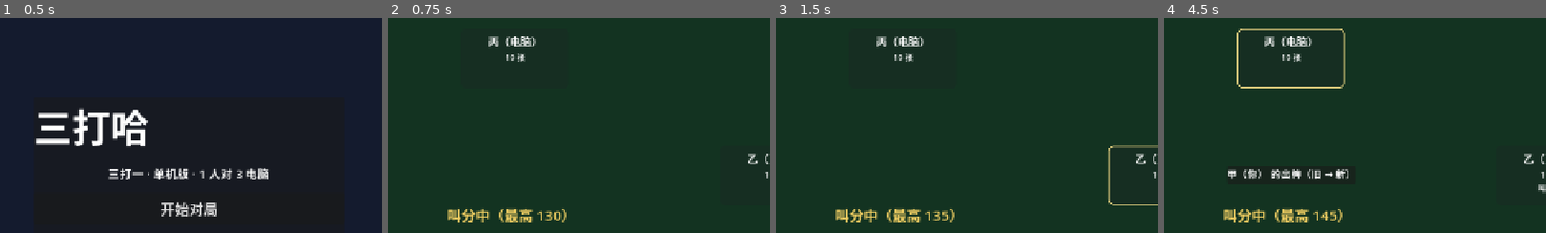
Above: before the commit, frames 1-4 (left to right).
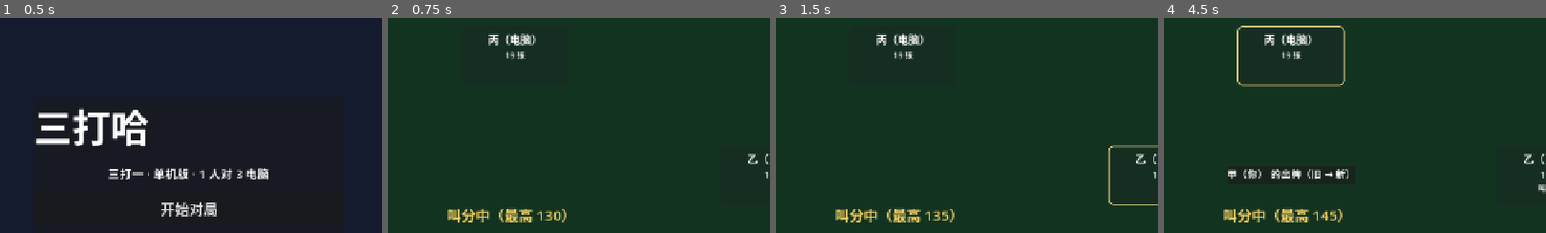
Above: after the commit, the same moments.

Repository: longy1/three-beat-one
Game: Godot game, scene res://scene/main_menu.tscn
The game is run twice, just before and just after one commit, with the same random seed, the same clock (stepped at 60 frames per second) and the same inputs.
Inputs:
- Up to frame 1 (0.5 s): no input
- Up to frame 2 (0.75 s): click "开始对局" at 0.5 s
- Up to frame 3 (1.5 s): click "叫 135" at 1.25 s
- Up to frame 4 (4.5 s): click "返回主菜单" at 2 s; click "开始对局" at 2.75 s; click "叫 140" at 3.5 s; click "历史" at 4.25 s
The pictures show only the part of the screen within x 25-75%, y 4-54%; the shares and areas given below are measured in that part.

Frame 1 is identical in both runs. In frame 2, 0.6% of the frame differs, in the area x 26-39%, y 7-21%; in frame 3, 0.6%; in frame 4, 1.7%, in the area x 19-48%, y 3-33%.

Commit message:
ui: 丙面板上移（y44~144）与出牌留出间距；出牌卡按张数自适应（≤2 张正常、≥3 张中号 50×72）拖拉机不再遮挡姓名版

Diff:
--- a/scene/game_table.tscn
+++ b/scene/game_table.tscn
@@ -54,9 +54,9 @@
 layout_mode = 1
 anchors_preset = 0
 anchor_left = 0.3484
-anchor_top = 0.0667
+anchor_top = 0.0611
 anchor_right = 0.3484
-anchor_bottom = 0.0667
+anchor_bottom = 0.0611
 
 [node name="SeatLeft" parent="." instance=ExtResource("2_seat")]
 layout_mode = 1
--- a/script/card_widget.gd
+++ b/script/card_widget.gd
@@ -7,6 +7,7 @@
 const BACK_COLOR := Color(0.15, 0.24, 0.46)
 const SELECTED_COLOR := Color(1.0, 0.85, 0.3)
 const SIZE_NORMAL := Vector2(60, 86)
+const SIZE_MEDIUM := Vector2(50, 72)
 const SIZE_SMALL := Vector2(44, 64)
 
 var card: Card = null
@@ -23,6 +24,18 @@
 	var sz := SIZE_SMALL if small else SIZE_NORMAL
 	w.custom_minimum_size = sz
 	w.size = sz
+	w._refresh()
+	return w
+
+
+## 指定尺寸创建（出牌区按张数自适应：拖拉机等 4 张用中号，避免遮挡姓名版）
+static func create_sized(p_card: Card, p_face_up: bool, p_size: Vector2, p_back_mark := "哈") -> CardWidget:
+	var w := CardWidget.new()
+	w.card = p_card
+	w.face_up = p_face_up
+	w.back_mark = p_back_mark
+	w.custom_minimum_size = p_size
+	w.size = p_size
 	w._refresh()
 	return w
 
@@ -46,6 +59,7 @@
 	add_child(panel)
 
 	var small := custom_minimum_size == SIZE_SMALL
+	var medium := custom_minimum_size == SIZE_MEDIUM
 
 	if not face_up or card == null:
 		style.bg_color = BACK_COLOR
@@ -55,7 +69,7 @@
 			back.set_anchors_preset(Control.PRESET_FULL_RECT)
 			back.horizontal_alignment = HORIZONTAL_ALIGNMENT_CENTER
 			back.vertical_alignment = VERTICAL_ALIGNMENT_CENTER
-			back.add_theme_font_size_override("font_size", 24 if small else 32)
+			back.add_theme_font_size_override("font_size", [32, 24, 28][2 if medium else (1 if small else 0)])
 			back.modulate = Color(0.72, 0.8, 0.95)
 			back.mouse_filter = Control.MOUSE_FILTER_IGNORE
 			add_child(back)
@@ -66,10 +80,11 @@
 	var color := RED_COLOR if is_red else BLACK_COLOR
 	style.bg_color = Color(0.98, 0.97, 0.93)
 
+	var size_kind := 2 if medium else (1 if small else 0)  # 0 normal / 1 small / 2 medium
 	var corner := Label.new()
 	corner.text = card.label()
 	corner.position = Vector2(4, 3)
-	corner.add_theme_font_size_override("font_size", 12 if small else 14)
+	corner.add_theme_font_size_override("font_size", [14, 12, 13][size_kind])
 	corner.modulate = color
 	corner.mouse_filter = Control.MOUSE_FILTER_IGNORE
 	add_child(corner)
@@ -79,7 +94,7 @@
 	center.set_anchors_preset(Control.PRESET_FULL_RECT)
 	center.horizontal_alignment = HORIZONTAL_ALIGNMENT_CENTER
 	center.vertical_alignment = VERTICAL_ALIGNMENT_CENTER
-	center.add_theme_font_size_override("font_size", 22 if small else 30)
+	center.add_theme_font_size_override("font_size", [30, 22, 26][size_kind])
 	center.modulate = color
 	center.mouse_filter = Control.MOUSE_FILTER_IGNORE
 	add_child(center)
--- a/script/game_table.gd
+++ b/script/game_table.gd
@@ -14,7 +14,7 @@
 const TRICK_ANCHORS := {
 	0: Vector2(0.419, 0.55),
 	1: Vector2(0.604, 0.408),
-	2: Vector2(0.419, 0.267),
+	2: Vector2(0.419, 0.28),
 	3: Vector2(0.234, 0.408),
 }
 
@@ -743,15 +743,17 @@
 		shown = engine.last_trick
 	for play in shown:
 		var seat: int = play.seat
-		# 出牌区只渲染牌（归属信息在姓名版）；赢家标记见姓名版「✓ 上轮赢」
+		# 出牌区只渲染牌（归属信息在姓名版）；赢家标记见姓名版「✓ 上轮赢」。
+		# 卡牌尺寸按张数自适应：≤2 张正常、≥3 张中号（拖拉机不遮挡姓名版）
+		var card_size: Vector2 = CardWidget.SIZE_NORMAL if play.cards.size() <= 2 			else CardWidget.SIZE_MEDIUM
 		var cards_row := HBoxContainer.new()
 		cards_row.add_theme_constant_override("separation", 4)
 		for c in play.cards:
-			cards_row.add_child(CardWidget.create(c, true))
+			cards_row.add_child(CardWidget.create_sized(c, true, card_size))
 		trick_area.add_child(cards_row)
-		var width: float = play.cards.size() * (CardWidget.SIZE_NORMAL.x + 4)
+		var width: float = play.cards.size() * (card_size.x + 4)
 		var base: Vector2 = TRICK_ANCHORS[seat] * trick_area.size  # 相对锚点 × 层尺寸
-		cards_row.position = base - Vector2(width / 2.0, CardWidget.SIZE_NORMAL.y / 2.0)
+		cards_row.position = base - Vector2(width / 2.0, card_size.y / 2.0)
 	# 新一轮开始（无快照、至多只有领出）时清除赢家标记
 	if engine.last_trick.is_empty() and engine.current_plays.size() <= 1:
 		_last_trick_winner = -1
